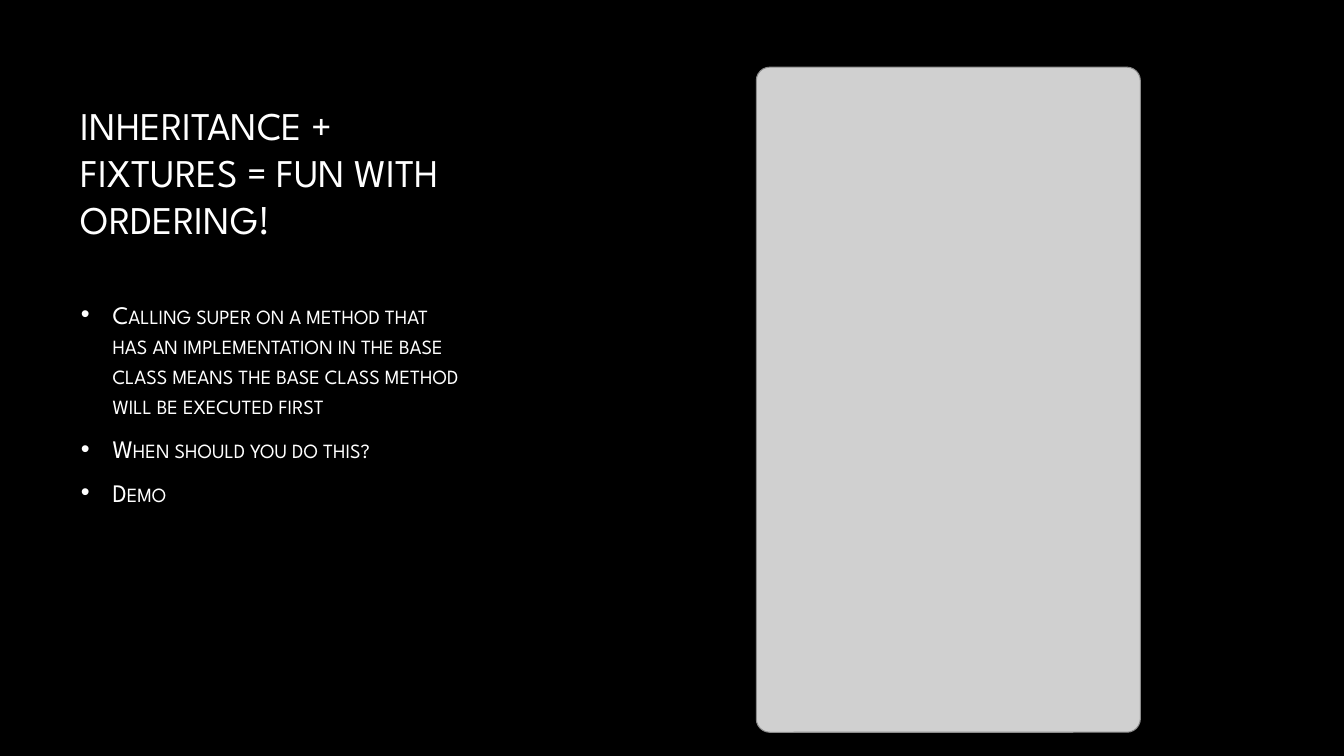
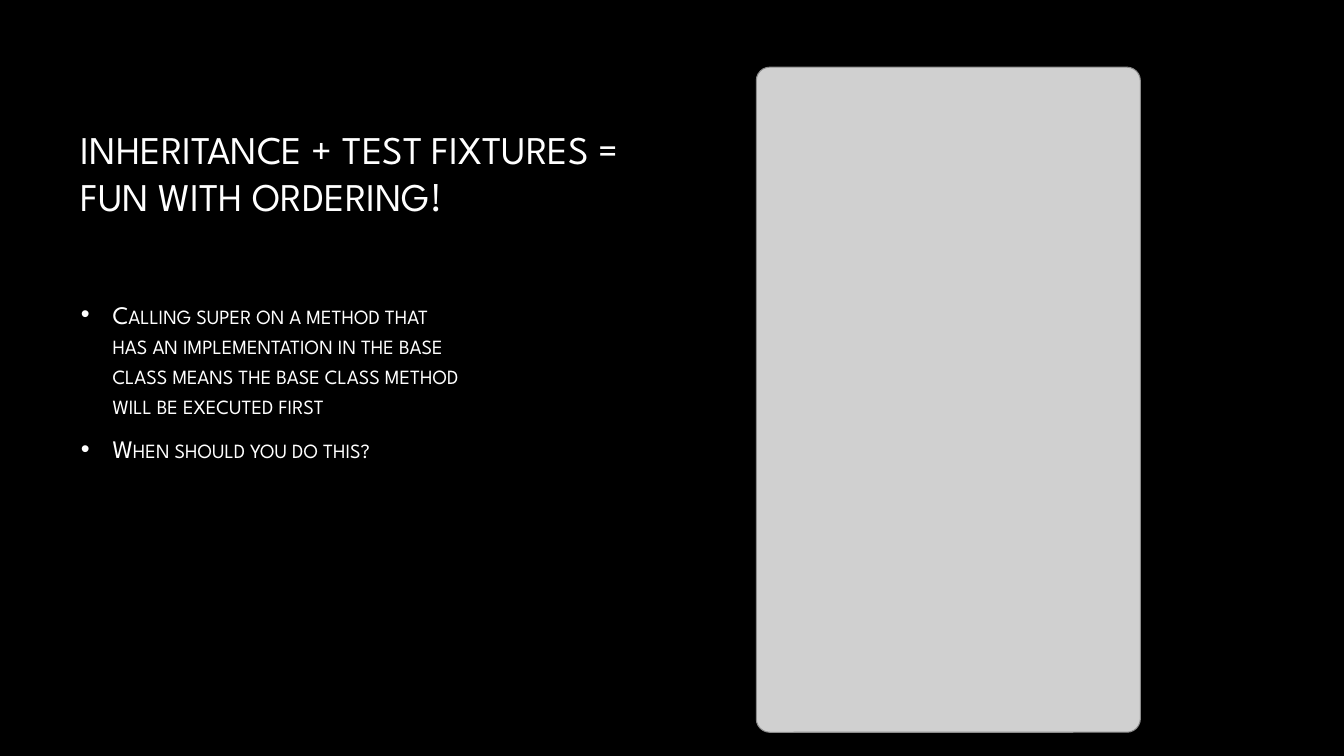
Before and after one commit to dwalleck/opencafe-training, a slide deck: slide 5 of OpenCafeTraining-Part2.pptx (slide 4 before the commit). Drawn at 1344x756 pixels with LibreOffice and Linux fonts; fonts in the diff are those of the drawing; grey boxes stand for pictures; background and template pictures are left out. Boxes give left, top, right and bottom in pixels: in the first picture for what was removed or moved away, otherwise in the second. Text is boxed around its words. In the diff, an @@ line names an element or a change of style, - is before the commit and + after.

```diff
--- a/OpenCafeTraining-Part2.pptx
+++ b/OpenCafeTraining-Part2.pptx
@@ title at (81, 137, 589, 212): text changed @@
-INHERITANCE + FIXTURES = FUN WITH ORDERING!
+INHERITANCE + TEST FIXTURES = FUN WITH ORDERING!
@@ text at (113, 310, 459, 459): paragraph removed @@
-• Demo
```
Also in this commit, not shown: 5 other slides changed, 9 slides added, 2 slides removed, 5 other files.
